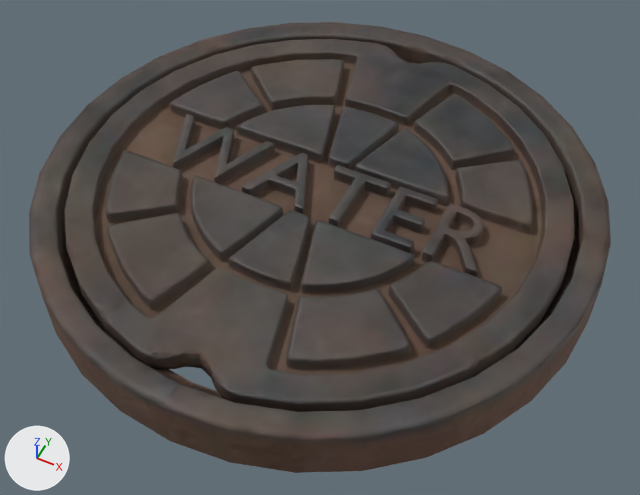
The glTF model game/assets/models/water_manhole_cover.glb: old version first, new version second.
Before and after are seen from a 50 mm lens placed at (0.346, -0.691, 0.791), pointed at (0.018, -0.035, -0.03). The axes (+X, +Y, +Z) are drawn at lower left. The lights are the same throughout. The first picture is the older version. Vertices at exactly the same position are counted once.

The first picture shows 'water_manhole_cover', 'water_manhole_cover_frame'.
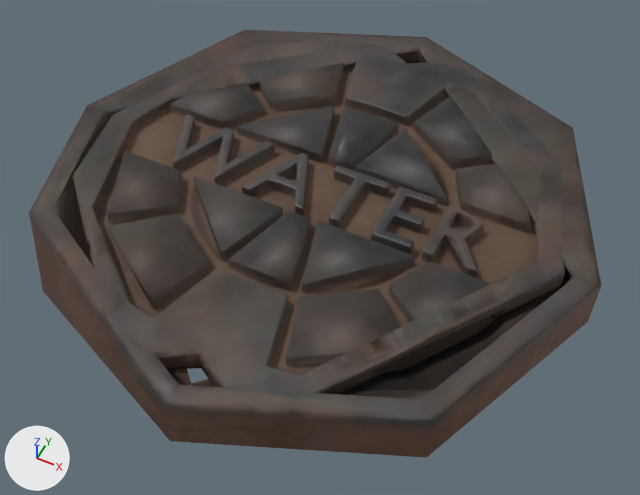
Pixel boxes [x1, y1, x2, y2] of what changed, in the pictures (640 x 495 px):
'water_manhole_cover', reshaped: before [64, 39, 575, 412]; after [72, 40, 565, 400]
'water_manhole_cover_frame', reshaped: before [29, 22, 611, 473]; after [29, 30, 601, 458]
part 1 of me_cylinder_008, deleted: before [29, 22, 611, 473]
part 2 of me_cylinder_001, cut back: before [64, 39, 575, 412]; after [329, 178, 472, 275]

What changed in the scene script:
```text
Change me_cylinder_008:
    used by ob_water_manhole_cover_frame; location = (0.0, 0.0, 0.0)
    remove me_cylinder_008.from_pydata(...)  # 352 vertices, 640 faces; spans x -0.345..0.345, y -0.345..0.345, z -0.029..0.039
    add me_cylinder_008.from_pydata(...)  # 51 vertices, 87 faces; spans x -0.345..0.345, y -0.345..0.345, z -0.029..0.039
    me_cylinder_008 part 1: 301 vertices removed from x -0.344..0.344, y -0.344..0.344, z -0.029..0.039
Change me_cylinder_001:
    used by ob_water_manhole_cover; location = (0.0, 0.0, 0.0)
    remove me_cylinder_001.from_pydata(...)  # 2909 vertices, 5661 faces; spans x -0.305..0.305, y -0.3..0.3, z 0.014..0.039
    add me_cylinder_001.from_pydata(...)  # 384 vertices, 702 faces; spans x -0.305..0.305, y -0.3..0.3, z 0.014..0.039
    me_cylinder_001 part 2: 7 vertices moved within x 0.045..0.204, y -0.043..0.042, z 0.024..0.039; 2525 vertices removed from x -0.304..0.304, y -0.3..0.3, z 0.014..0.039
```
